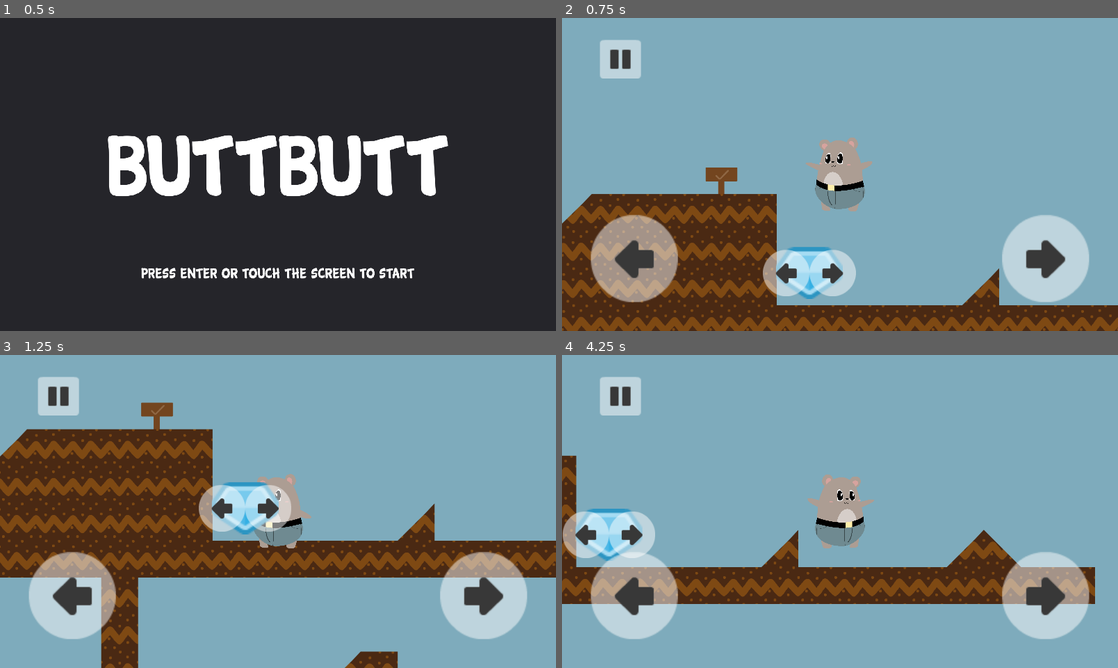
Above: before the commit, frames 1-4 (two rows, left to right).
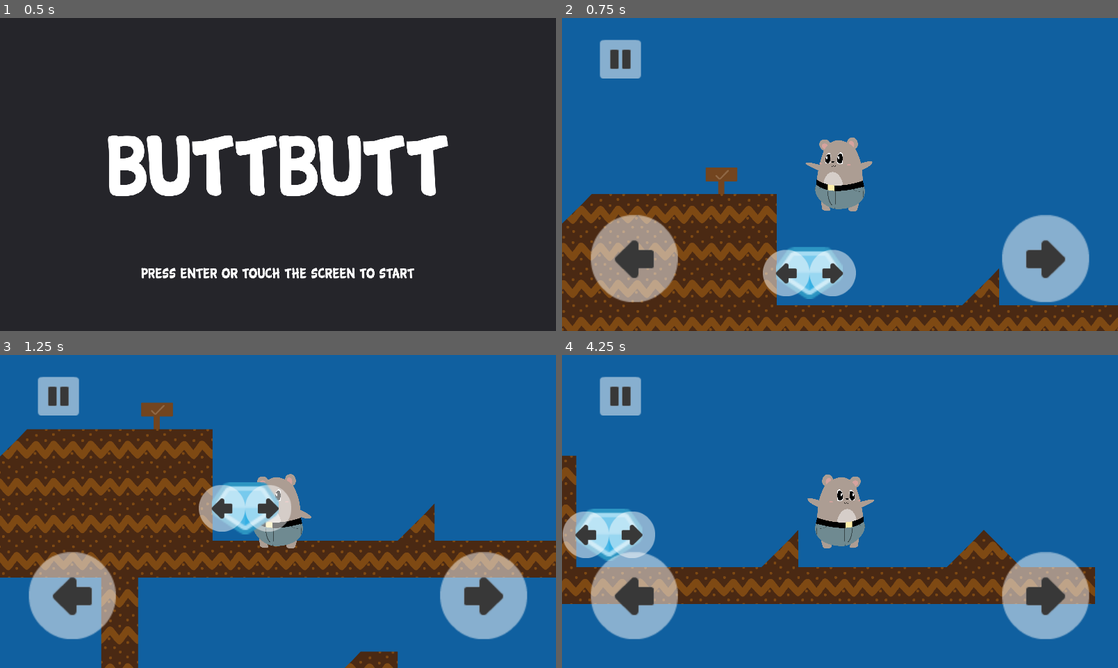
Above: after the commit, the same moments.

Repository: arnaudcoj/buttbutt_adventures
Game: Godot game, scene res://Main/scenes/Main.tscn
Same seed, same stepped clock (60 frames per second), same inputs: the game is played once before the commit and once after it.
Inputs (mouse positions are in pixels of both pictures, inside the frame that each line leads up to):
- Up to frame 1 (0.5 s): no input
- Up to frame 2 (0.75 s): tap Enter (ui_accept) at 0.5 s; move the mouse to (962, 158) at 0.52 s; hold Right (right_action) from 0.53 s (still down); click (962, 158) at 0.67 s
- Up to frame 3 (1.25 s): keep holding Right (right_action); tap Enter (ui_accept) at 0.77 s
- Up to frame 4 (4.25 s): move the mouse to (728, 527) at 1.27 s; tap Enter (ui_accept) at 1.52, 3.02, 3.77 s; move the mouse to (895, 442) at 2.02 s; release Right (right_action) at 2.03 s; hold Left (left_action) 2.03-2.78 s; move the mouse to (812, 574) at 2.77 s; hold Right (right_action) from 2.78 s (still down); click (812, 574) at 2.92 s; move the mouse to (1006, 558) at 3.52 s

Frame 1 is identical in both runs. In frame 2, 74% of the frame differs, in the area x 0-100%, y 0-92%; in frame 3, 68%; in frame 4, 83%, in the area x 0-100%, y 0-100%.
Error in both runs: Trying to assign value of type 'Node' to a variable of type 'KinematicBody2D'. (res://Main/scripts/Splash.gd:4)

Commit message:
change default background color

Diff:
--- a/sources/project.godot
+++ b/sources/project.godot
@@ -117,5 +117,5 @@
 
 quality/driver/driver_name="GLES2"
 quality/2d/use_pixel_snap=true
-environment/default_clear_color=Color( 0.493149, 0.669338, 0.738281, 1 )
+environment/default_clear_color=Color( 0.0627451, 0.376471, 0.627451, 1 )
 environment/default_environment="res://default_env.tres"
